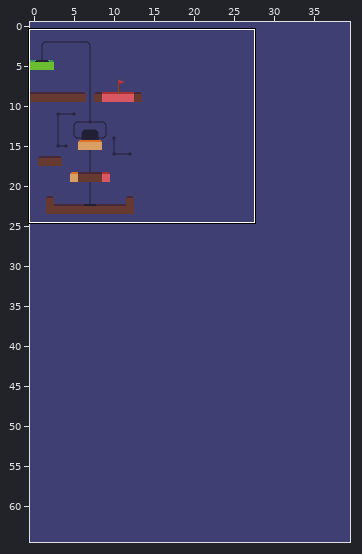
Level history. Tiled map (JSON): bin/maps/6.json. Above, an overview of the earlier version with the close-up marked.
Close-up. Earlier state:
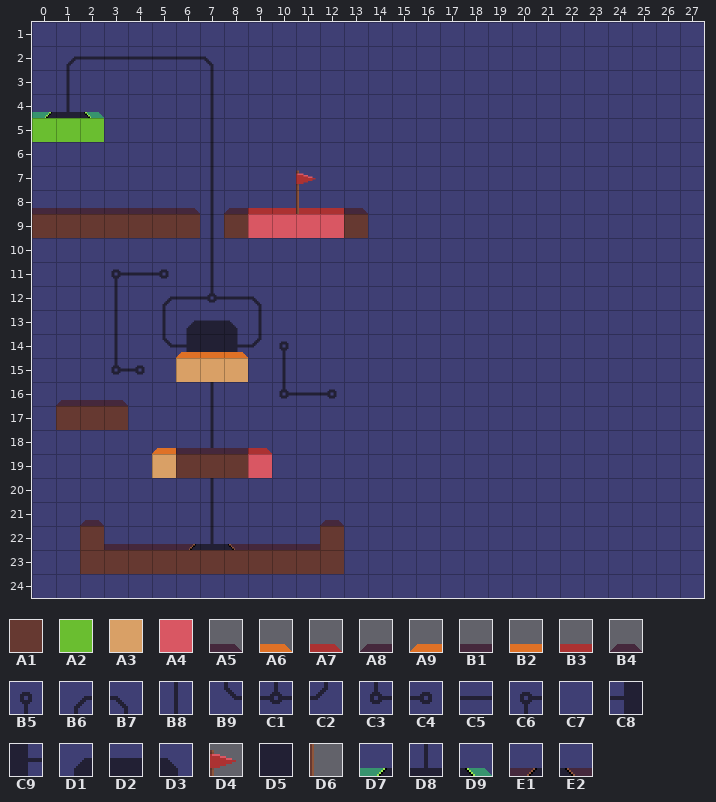
Cells are 32x32 px. Shown: x 0..27, y 1..24.
Key: from "tiles": A1 0, A2 1, A3 2, A4 4, A5 5, A6 7, A7 9, A8 10, A9 12, B1 15, B2 17, B3 19, B4 20, B5 25, B6 26, B7 27, B8 30, B9 31, C1 32, C2 33, C3 35, C4 36, C5 38, C6 40, C7 42, C8 52, C9 53, D1 55, D2 56, D3 57, D4 58, D5 61, D6 63, D7 81, D8 82, D9 84, E1 86, E2 88.
__ is an empty cell, ## one hidden under a higher layer.
Layer "ove" before, first column x 0:
 1 C7 C7 C7 C7 C7 C7 C7 C7 C7 C7 C7 C7 C7 C7 C7 C7 C7 C7 C7 C7 C7 C7 C7 C7 C7 C7 C7 C7
 2 C7 B6 C5 C5 C5 C5 C5 B7 C7 C7 C7 C7 C7 C7 C7 C7 C7 C7 C7 C7 C7 C7 C7 C7 C7 C7 C7 C7
 3 C7 B8 C7 C7 C7 C7 C7 B8 C7 C7 C7 C7 C7 C7 C7 C7 C7 C7 C7 C7 C7 C7 C7 C7 C7 C7 C7 C7
 4 ## ## ## C7 C7 C7 C7 B8 C7 C7 C7 C7 C7 C7 C7 C7 C7 C7 C7 C7 C7 C7 C7 C7 C7 C7 C7 C7
 5 ## ## ## C7 C7 C7 C7 B8 C7 C7 C7 C7 C7 C7 C7 C7 C7 C7 C7 C7 C7 C7 C7 C7 C7 C7 C7 C7
 6 C7 C7 C7 C7 C7 C7 C7 B8 C7 C7 C7 C7 C7 C7 C7 C7 C7 C7 C7 C7 C7 C7 C7 C7 C7 C7 C7 C7
 7 C7 C7 C7 C7 C7 C7 C7 B8 C7 C7 C7 C7 C7 C7 C7 C7 C7 C7 C7 C7 C7 C7 C7 C7 C7 C7 C7 C7
 8 C7 C7 C7 C7 C7 C7 C7 B8 C7 C7 C7 C7 C7 C7 C7 C7 C7 C7 C7 C7 C7 C7 C7 C7 C7 C7 C7 C7
 9 ## ## ## ## ## ## ## B8 ## ## ## ## ## ## C7 C7 C7 C7 C7 C7 C7 C7 C7 C7 C7 C7 C7 C7
10 C7 C7 C7 C7 C7 C7 C7 B8 C7 C7 C7 C7 C7 C7 C7 C7 C7 C7 C7 C7 C7 C7 C7 C7 C7 C7 C7 C7
11 C7 C7 C7 C6 C5 C4 C7 B8 C7 C7 C7 C7 C7 C7 C7 C7 C7 C7 C7 C7 C7 C7 C7 C7 C7 C7 C7 C7
12 C7 C7 C7 B8 C7 B6 C5 C1 C5 B7 C7 C7 C7 C7 C7 C7 C7 C7 C7 C7 C7 C7 C7 C7 C7 C7 C7 C7
13 C7 C7 C7 B8 C7 B8 D1 D2 D3 B8 C7 C7 C7 C7 C7 C7 C7 C7 C7 C7 C7 C7 C7 C7 C7 C7 C7 C7
14 C7 C7 C7 B8 C7 B9 C8 D5 C9 C2 B5 C7 C7 C7 C7 C7 C7 C7 C7 C7 C7 C7 C7 C7 C7 C7 C7 C7
15 C7 C7 C7 C3 C4 C7 ## ## ## C7 B8 C7 C7 C7 C7 C7 C7 C7 C7 C7 C7 C7 C7 C7 C7 C7 C7 C7
16 C7 C7 C7 C7 C7 C7 C7 B8 C7 C7 C3 C5 C4 C7 C7 C7 C7 C7 C7 C7 C7 C7 C7 C7 C7 C7 C7 C7
17 C7 ## ## ## C7 C7 C7 B8 C7 C7 C7 C7 C7 C7 C7 C7 C7 C7 C7 C7 C7 C7 C7 C7 C7 C7 C7 C7
18 C7 C7 C7 C7 C7 C7 C7 B8 C7 C7 C7 C7 C7 C7 C7 C7 C7 C7 C7 C7 C7 C7 C7 C7 C7 C7 C7 C7
19 C7 C7 C7 C7 C7 ## ## ## ## ## C7 C7 C7 C7 C7 C7 C7 C7 C7 C7 C7 C7 C7 C7 C7 C7 C7 C7
20 C7 C7 C7 C7 C7 C7 C7 B8 C7 C7 C7 C7 C7 C7 C7 C7 C7 C7 C7 C7 C7 C7 C7 C7 C7 C7 C7 C7
21 C7 C7 C7 C7 C7 C7 C7 B8 C7 C7 C7 C7 C7 C7 C7 C7 C7 C7 C7 C7 C7 C7 C7 C7 C7 C7 C7 C7
22 C7 C7 ## C7 C7 C7 ## ## ## C7 C7 C7 ## C7 C7 C7 C7 C7 C7 C7 C7 C7 C7 C7 C7 C7 C7 C7
23 C7 C7 ## ## ## ## ## ## ## ## ## ## ## C7 C7 C7 C7 C7 C7 C7 C7 C7 C7 C7 C7 C7 C7 C7
24 C7 C7 C7 C7 C7 C7 C7 C7 C7 C7 C7 C7 C7 C7 C7 C7 C7 C7 C7 C7 C7 C7 C7 C7 C7 C7 C7 C7
Layer "collidable" before, first column x 0:
 1 __ __ __ __ __ __ __ __ __ __ __ __ __ __ __ __ __ __ __ __ __ __ __ __ __ __ __ __
 2 __ __ __ __ __ __ __ __ __ __ __ __ __ __ __ __ __ __ __ __ __ __ __ __ __ __ __ __
 3 __ __ __ __ __ __ __ __ __ __ __ __ __ __ __ __ __ __ __ __ __ __ __ __ __ __ __ __
 4 __ __ __ __ __ __ __ __ __ __ __ __ __ __ __ __ __ __ __ __ __ __ __ __ __ __ __ __
 5 A2 A2 A2 __ __ __ __ __ __ __ __ __ __ __ __ __ __ __ __ __ __ __ __ __ __ __ __ __
 6 __ __ __ __ __ __ __ __ __ __ __ __ __ __ __ __ __ __ __ __ __ __ __ __ __ __ __ __
 7 __ __ __ __ __ __ __ __ __ __ __ __ __ __ __ __ __ __ __ __ __ __ __ __ __ __ __ __
 8 __ __ __ __ __ __ __ __ __ __ __ __ __ __ __ __ __ __ __ __ __ __ __ __ __ __ __ __
 9 A1 A1 A1 A1 A1 A1 A1 __ A1 A4 A4 A4 A4 A1 __ __ __ __ __ __ __ __ __ __ __ __ __ __
10 __ __ __ __ __ __ __ __ __ __ __ __ __ __ __ __ __ __ __ __ __ __ __ __ __ __ __ __
11 __ __ __ __ __ __ __ __ __ __ __ __ __ __ __ __ __ __ __ __ __ __ __ __ __ __ __ __
12 __ __ __ __ __ __ __ __ __ __ __ __ __ __ __ __ __ __ __ __ __ __ __ __ __ __ __ __
13 __ __ __ __ __ __ __ __ __ __ __ __ __ __ __ __ __ __ __ __ __ __ __ __ __ __ __ __
14 __ __ __ __ __ __ __ __ __ __ __ __ __ __ __ __ __ __ __ __ __ __ __ __ __ __ __ __
15 __ __ __ __ __ __ A3 A3 A3 __ __ __ __ __ __ __ __ __ __ __ __ __ __ __ __ __ __ __
16 __ __ __ __ __ __ __ __ __ __ __ __ __ __ __ __ __ __ __ __ __ __ __ __ __ __ __ __
17 __ A1 A1 A1 __ __ __ __ __ __ __ __ __ __ __ __ __ __ __ __ __ __ __ __ __ __ __ __
18 __ __ __ __ __ __ __ __ __ __ __ __ __ __ __ __ __ __ __ __ __ __ __ __ __ __ __ __
19 __ __ __ __ __ A3 A1 A1 A1 A4 __ __ __ __ __ __ __ __ __ __ __ __ __ __ __ __ __ __
20 __ __ __ __ __ __ __ __ __ __ __ __ __ __ __ __ __ __ __ __ __ __ __ __ __ __ __ __
21 __ __ __ __ __ __ __ __ __ __ __ __ __ __ __ __ __ __ __ __ __ __ __ __ __ __ __ __
22 __ __ A1 __ __ __ __ __ __ __ __ __ A1 __ __ __ __ __ __ __ __ __ __ __ __ __ __ __
23 __ __ A1 A1 A1 A1 A1 A1 A1 A1 A1 A1 A1 __ __ __ __ __ __ __ __ __ __ __ __ __ __ __
24 __ __ __ __ __ __ __ __ __ __ __ __ __ __ __ __ __ __ __ __ __ __ __ __ __ __ __ __
Layer "bg" before, first column x 0:
 1 __ __ __ __ __ __ __ __ __ __ __ __ __ __ __ __ __ __ __ __ __ __ __ __ __ __ __ __
 2 __ __ __ __ __ __ __ __ __ __ __ __ __ __ __ __ __ __ __ __ __ __ __ __ __ __ __ __
 3 __ __ __ __ __ __ __ __ __ __ __ __ __ __ __ __ __ __ __ __ __ __ __ __ __ __ __ __
 4 D7 D8 D9 __ __ __ __ __ __ __ __ __ __ __ __ __ __ __ __ __ __ __ __ __ __ __ __ __
 5 __ __ __ __ __ __ __ __ __ __ __ __ __ __ __ __ __ __ __ __ __ __ __ __ __ __ __ __
 6 __ __ __ __ __ __ __ __ __ __ __ __ __ __ __ __ __ __ __ __ __ __ __ __ __ __ __ __
 7 __ __ __ __ __ __ __ __ __ __ __ __ __ __ __ __ __ __ __ __ __ __ __ __ __ __ __ __
 8 B1 B1 B1 B1 B1 B1 A5 __ A8 B3 B3 B3 B3 A5 __ __ __ __ __ __ __ __ __ __ __ __ __ __
 9 __ __ __ __ __ __ __ __ __ __ __ __ __ __ __ __ __ __ __ __ __ __ __ __ __ __ __ __
10 __ __ __ __ __ __ __ __ __ __ __ __ __ __ __ __ __ __ __ __ __ __ __ __ __ __ __ __
11 __ __ __ __ __ __ __ __ __ __ __ __ __ __ __ __ __ __ __ __ __ __ __ __ __ __ __ __
12 __ __ __ __ __ __ __ __ __ __ __ __ __ __ __ __ __ __ __ __ __ __ __ __ __ __ __ __
13 __ __ __ __ __ __ __ __ __ __ __ __ __ __ __ __ __ __ __ __ __ __ __ __ __ __ __ __
14 __ __ __ __ __ __ A9 B2 A6 __ __ __ __ __ __ __ __ __ __ __ __ __ __ __ __ __ __ __
15 __ __ __ __ __ __ __ __ __ __ __ __ __ __ __ __ __ __ __ __ __ __ __ __ __ __ __ __
16 __ A8 B1 A5 __ __ __ __ __ __ __ __ __ __ __ __ __ __ __ __ __ __ __ __ __ __ __ __
17 __ __ __ __ __ __ __ __ __ __ __ __ __ __ __ __ __ __ __ __ __ __ __ __ __ __ __ __
18 __ __ __ __ __ A9 B1 B1 B1 A7 __ __ __ __ __ __ __ __ __ __ __ __ __ __ __ __ __ __
19 __ __ __ __ __ __ __ __ __ __ __ __ __ __ __ __ __ __ __ __ __ __ __ __ __ __ __ __
20 __ __ __ __ __ __ __ __ __ __ __ __ __ __ __ __ __ __ __ __ __ __ __ __ __ __ __ __
21 __ __ B4 __ __ __ __ __ __ __ __ __ B4 __ __ __ __ __ __ __ __ __ __ __ __ __ __ __
22 __ __ __ B1 B1 B1 E1 D8 E2 B1 B1 B1 __ __ __ __ __ __ __ __ __ __ __ __ __ __ __ __
23 __ __ __ __ __ __ __ __ __ __ __ __ __ __ __ __ __ __ __ __ __ __ __ __ __ __ __ __
24 __ __ __ __ __ __ __ __ __ __ __ __ __ __ __ __ __ __ __ __ __ __ __ __ __ __ __ __
The result:
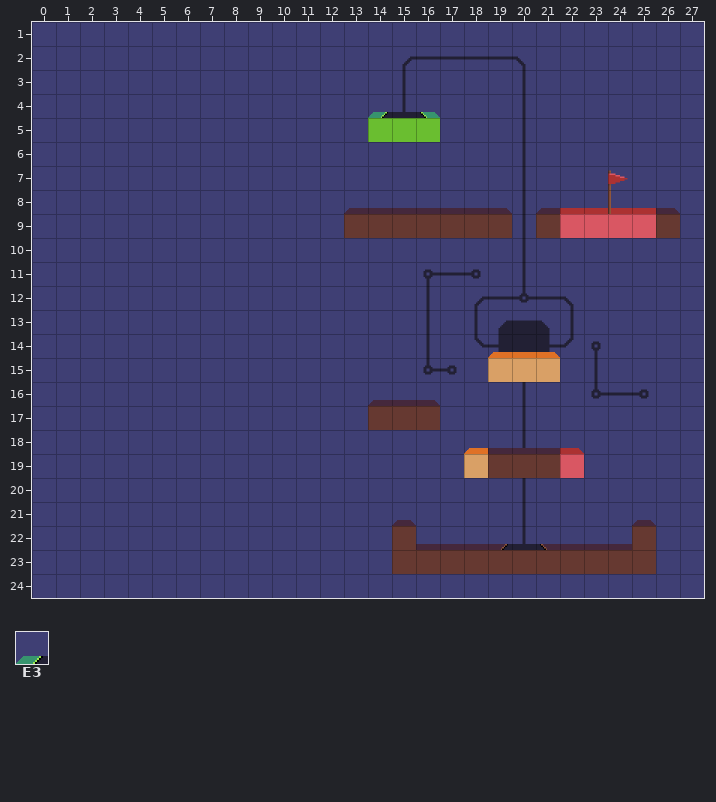
Further tiles: from "tiles": E3 80.
Edits made:
Changed rows in their new state; .. is an unchanged cell.
Layer "ove":
first column x 1:
 2 C7 C7 C7 C7 C7 C7 C7 .. .. .. .. .. .. .. B6 C5 C5 C5 C5 B7 .. .. .. .. ..
 3 C7 .. .. .. .. .. C7 .. .. .. .. .. .. .. B8 .. .. .. .. B8 .. .. .. .. ..
 4 .. .. .. .. .. .. C7 .. .. .. .. .. .. .. .. .. .. .. .. B8 .. .. .. .. ..
 5 .. .. .. .. .. .. C7 .. .. .. .. .. .. .. .. .. .. .. .. B8 .. .. .. .. ..
 6 .. .. .. .. .. .. C7 .. .. .. .. .. .. .. .. .. .. .. .. B8 .. .. .. .. ..
 7 .. .. .. .. .. .. C7 .. .. .. .. .. .. .. .. .. .. .. .. B8 .. .. .. .. ..
 8 .. .. .. .. .. .. C7 .. .. .. .. .. .. .. .. .. .. .. .. B8 .. .. .. .. ..
 9 .. .. .. .. .. .. C7 .. .. .. .. .. .. .. .. .. .. .. .. B8 .. .. .. .. ..
10 .. .. .. .. .. .. C7 .. .. .. .. .. .. .. .. .. .. .. .. B8 .. .. .. .. ..
11 .. .. C7 C7 C7 .. C7 .. .. .. .. .. .. .. .. C6 C5 C4 .. B8 .. .. .. .. ..
12 .. .. C7 .. C7 C7 C7 C7 C7 .. .. .. .. .. .. B8 .. B6 C5 C1 C5 B7 .. .. ..
13 .. .. C7 .. C7 C7 C7 C7 C7 .. .. .. .. .. .. B8 .. B8 D1 D2 D3 B8 .. .. ..
14 .. .. C7 .. C7 C7 C7 C7 C7 C7 .. .. .. .. .. B8 .. B9 C8 D5 C9 C2 B5 .. ..
15 .. .. C7 C7 .. C7 C7 C7 .. C7 .. .. .. .. .. C3 C4 .. ## ## ## .. B8 .. ..
16 .. .. .. .. .. .. C7 .. .. C7 C7 C7 .. .. .. .. .. .. .. B8 .. .. C3 C5 C4
17 .. .. .. .. .. .. C7 .. .. .. .. .. .. .. .. .. .. .. .. B8 .. .. .. .. ..
18 .. .. .. .. .. .. C7 .. .. .. .. .. .. .. .. .. .. .. .. B8 .. .. .. .. ..
19 .. .. .. .. .. .. C7 .. .. .. .. .. .. .. .. .. .. .. .. ## .. .. .. .. ..
20 .. .. .. .. .. .. C7 .. .. .. .. .. .. .. .. .. .. .. .. B8 .. .. .. .. ..
21 .. .. .. .. .. .. C7 .. .. .. .. .. .. .. .. .. .. .. .. B8 .. .. .. .. ..
Layer "collidable":
first column x 0:
 5 __ __ __ .. .. .. .. .. .. .. .. .. .. .. A2 A2 A2
first column x 0:
 9 __ __ __ __ __ __ __ .. __ __ __ __ __ .. A1 A1 A1 A1 A1 A1 .. A1 A4 A4 A4 A4 A1
first column x 1:
15 .. .. .. .. .. __ __ __ .. .. .. .. .. .. .. .. .. .. A3 A3 A3 .. .. .. ..
17 __ __ __ .. .. .. .. .. .. .. .. .. .. A1 A1 A1 .. .. .. .. .. .. .. .. ..
19 .. .. .. .. __ __ __ __ __ .. .. .. .. .. .. .. .. A3 A1 A1 A1 A4 .. .. ..
22 .. __ .. .. .. .. .. .. .. .. .. __ .. .. A1 .. .. .. .. .. .. .. .. .. A1
23 .. __ __ __ __ __ __ __ __ __ __ __ .. .. A1 A1 A1 A1 A1 A1 A1 A1 A1 A1 A1
Layer "bg":
first column x 0:
 4 __ __ __ .. .. .. .. .. .. .. .. .. .. .. E3 D8 D9
first column x 0:
 8 __ __ __ __ __ __ __ .. __ __ __ __ __ A8 B1 B1 B1 B1 B1 A5 .. A8 B3 B3 B3 B3 A5
first column x 1:
14 .. .. .. .. .. __ __ __ .. .. .. .. .. .. .. .. .. .. A9 B2 A6 .. .. .. ..
16 __ __ __ .. .. .. .. .. .. .. .. .. .. A8 B1 A5 .. .. .. .. .. .. .. .. ..
18 .. .. .. .. __ __ __ __ __ .. .. .. .. .. .. .. .. A9 B1 B1 B1 A7 .. .. ..
21 .. __ .. .. .. .. .. .. .. .. .. __ .. .. B4 .. .. .. .. .. .. .. .. .. B4
22 .. .. __ __ __ __ __ __ __ __ __ .. .. .. .. B1 B1 B1 E1 D8 E2 B1 B1 B1 ..
Layer "fg":
first column x 11:
 7 __ .. .. .. .. .. .. .. .. .. .. .. .. D4
 8 __ .. .. .. .. .. .. .. .. .. .. .. .. D6
Changed places in both close-ups, as pixel boxes (x1, y1, x2, y2):
changed: (32, 56, 680, 574)
